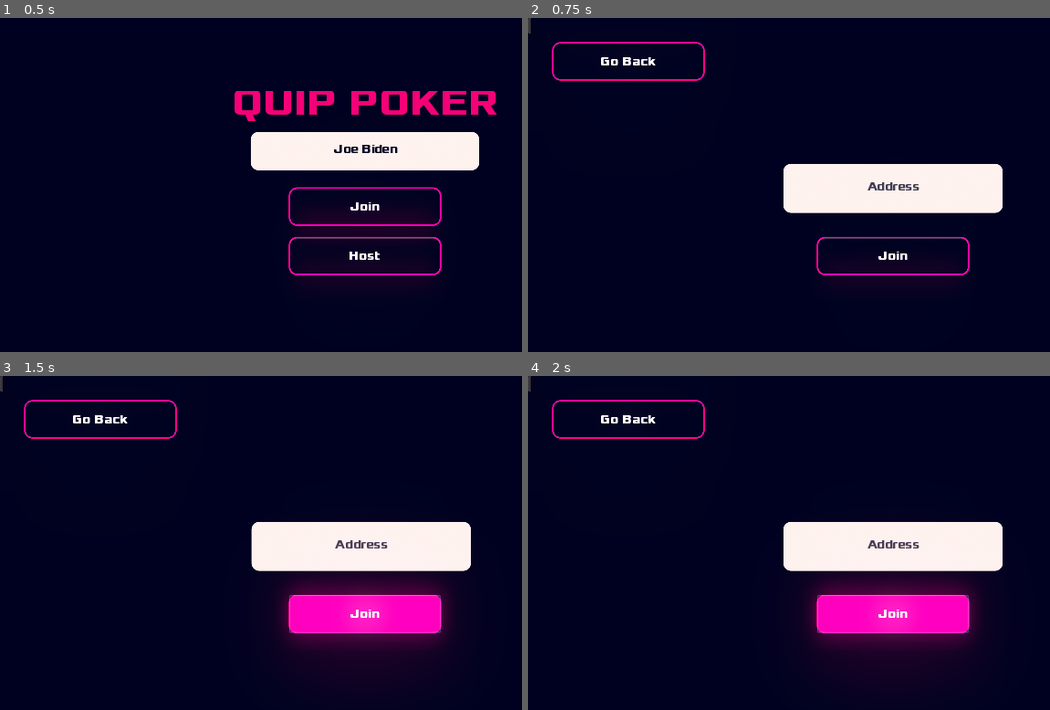
Above: before the commit, frames 1-4 (two rows, left to right).
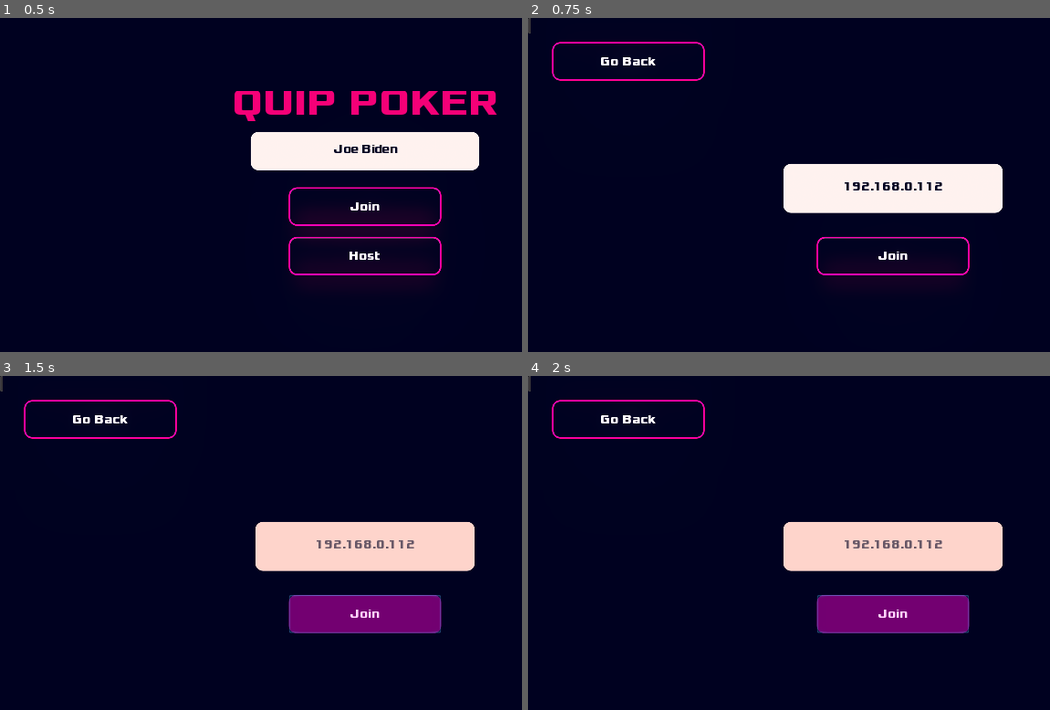
Above: after the commit, the same moments.

Repository: McLovin3/QuipPoker
Game: Godot game, scene res://Scenes/MainMenu.tscn
Two runs of this game, one before a commit and one after it. Both use one fixed random seed, a clock stepped at 60 frames per second and the inputs below.
Inputs:
- Up to frame 1 (0.5 s): no input
- Up to frame 2 (0.75 s): click "Join" at 0.5 s
- Up to frame 3 (1.5 s): click "Join" at 1.25 s
- Up to frame 4 (2 s): no input

Frame 1 is identical in both runs. In frame 2, 0.3% of the frame differs, in the area x 60-80%, y 49-52%; in frame 3, 14%, in the area x 48-91%, y 43-85%; in frame 4, 14%.

Commit message:
Kinda works more

Diff:
--- a/Scenes/Scripts/JoinMenu.gd
+++ b/Scenes/Scripts/JoinMenu.gd
@@ -6,6 +6,7 @@
 
 
 func _ready():
+	_ip_input.text = "192.168.0.112"
 	get_tree().connect("connection_failed", self, "_connection_failed")
 
 
--- a/Scenes/Scripts/PokerGame.gd
+++ b/Scenes/Scripts/PokerGame.gd
@@ -24,7 +24,7 @@
 # TODO No duplicate names
 # TODO Max 8 players
 
-enum Plays { CHECK, FOLD, RAISE, BET, CALL, ALL_IN }
+enum Plays { CHECK, FOLD, RAISE, BET, CALL, ALL_IN, BUSTED }
 
 var _last_puppet_bet_amount: int = 0
 var _last_bet_amount: int = 0
@@ -44,7 +44,6 @@
 
 # Host Functions
 
-
 func _start_game():
 	_players = GameManager.player_id_list
 	_table_cards.append_array(
@@ -53,10 +52,11 @@
 			GameManager.get_next_card(),
 		]
 	)
+	_initialise_players()
+	var next_player_id = _get_first_player_id()
 	rpc("_set_table_cards", _table_cards)
 	rpc("_set_player_names", _get_player_names())
-	_initialise_players()
-	rpc_id(1, "_set_turn", 0, 0)
+	rpc_id(next_player_id, "_set_turn", 0, 0)
 
 
 func _initialise_players() -> void:
@@ -64,12 +64,15 @@
 		GameManager.player_info.get(id)["action_count"] = 0
 		var player_cards = [GameManager.get_next_card(), GameManager.get_next_card()]
 		if GameManager.player_info.get(id)[CHIPS] > ROUND_FEE_AMOUNT:
+			GameManager.player_info.get(id)[ACTION] = -1
 			GameManager.player_info.get(id)[CHIPS] -= ROUND_FEE_AMOUNT
 			_pot += ROUND_FEE_AMOUNT
-		else:
+		elif GameManager.player_info.get(id)[CHIPS] > 0:
 			_pot += GameManager.player_info.get(id)[CHIPS]
 			GameManager.player_info.get(id)[CHIPS] = 0
 			GameManager.player_info.get(id)[ACTION] = Plays.ALL_IN
+		else:
+			GameManager.player_info.get(id)[ACTION] = Plays.BUSTED
 
 		rpc("_set_pot_amount", _pot)
 		rpc_id(id, "_set_chip_count", GameManager.player_info.get(id)[CHIPS])
@@ -97,7 +100,7 @@
 			names.append(GameManager.player_info.get(id).get(NAME) + " (folded)")
 		elif GameManager.player_info.get(id).get(ACTION) == Plays.ALL_IN:
 			names.append(GameManager.player_info.get(id).get(NAME) + " (all in)")
-		elif GameManager.player_info.get(id).get(CHIPS) <= 0:
+		elif GameManager.player_info.get(id).get(ACTION) == Plays.BUSTED:
 			names.append(GameManager.player_info.get(id).get(NAME) + " (busted)")
 		else:
 			names.append(GameManager.player_info.get(id).get(NAME))
@@ -117,20 +120,14 @@
 	var count: int = 0
 
 	for id in GameManager.player_id_list:
-		if not (
-			_get_player_info(id).get(ACTION) in [Plays.FOLD]
-			or _get_player_info(id).get(CHIPS) <= 0 and _get_player_info(id).get(ACTION) != Plays.ALL_IN
-		):
+		if not _get_player_info(id).get(ACTION) in [Plays.FOLD, Plays.ALL_IN, Plays.BUSTED]:
 			count += 1
 
 	return count == 1
 
 func _get_first_player_id() -> int:
 	for id in GameManager.player_id_list:
-		if not (
-			_get_player_info(id).get(ACTION) in [Plays.FOLD, Plays.ALL_IN]
-			or _get_player_info(id).get(CHIPS) <= 0
-		):
+		if not _get_player_info(id).get(ACTION) in [Plays.FOLD, Plays.ALL_IN, Plays.BUSTED]:
 			_current_player = GameManager.player_id_list.find(id)
 			return id
 	return -1
@@ -139,22 +136,12 @@
 	for id in GameManager.player_id_list.slice(
 		_current_player + 1, GameManager.player_id_list.size()
 	):
-		if (
-			_get_player_info(id).get(ACTION) in [Plays.FOLD, Plays.ALL_IN]
-			or _get_player_info(id).get(CHIPS) <= 0
-		):
-			pass
-		else:
+		if not _get_player_info(id).get(ACTION) in [Plays.FOLD, Plays.ALL_IN, Plays.BUSTED]:
 			_current_player = GameManager.player_id_list.find(id)
 			return _players[_current_player]
 
 	for id in GameManager.player_id_list.slice(0, _current_player):
-		if (
-			_get_player_info(id).get(ACTION) in [Plays.FOLD, Plays.ALL_IN]
-			or _get_player_info(id).get(CHIPS) <= 0
-		):
-			pass
-		else:
+		if not _get_player_info(id).get(ACTION) in [Plays.FOLD, Plays.ALL_IN, Plays.BUSTED]:
 			_current_player = GameManager.player_id_list.find(id)
 			return _players[_current_player]
 
@@ -210,6 +197,8 @@
 
 	var next_player_id = _get_next_player_id()
 
+	print(GameManager.player_info)
+	print(_get_player_info(next_player_id))
 
 	if _is_everyone_all_in():
 		rpc("_disable_buttons")
@@ -238,9 +227,7 @@
 		GameManager.last_winner_id = next_player_id
 		GameManager.player_info.get(next_player_id)[CHIPS] += _pot
 		yield(get_tree().create_timer(10), "timeout")
-		GameManager.change_player_order_clockwise()
 		rpc("_change_scene_to_next_game")
-
 
 	elif (_get_player_info(next_player_id).get("action_count") == 2
 		or _everyone_folded_or_checked()
@@ -248,7 +235,7 @@
 		_turn_over()
 
 	else:
-		rpc("_set_currently_playing", _get_current_player_name())
+		rpc("_set_currently_playing", GameManager.player_info.get(next_player_id).get(NAME))
 		rpc_id(next_player_id, "_set_turn", _last_bet_amount,
 			GameManager.player_info.get(next_player_id).get("action_count"))
 
@@ -269,8 +256,7 @@
 		for player_id in GameManager.player_id_list:
 			GameManager.player_info.get(player_id)["action_count"] = 0
 
-			if (GameManager.player_info.get(player_id)[ACTION] != Plays.FOLD
-				and GameManager.player_info.get(player_id)[ACTION] != Plays.ALL_IN):
+			if not GameManager.player_info.get(player_id)[ACTION] in [Plays.FOLD, Plays.ALL_IN, Plays.BUSTED]:
 				GameManager.player_info.get(player_id)[ACTION] = -1
 
 		rpc("_set_player_names", _get_player_names())
@@ -279,17 +265,14 @@
 
 func _everyone_folded_or_checked():
 	for id in GameManager.player_id_list:
-		if not (
-			_get_player_info(id).get(ACTION) in [Plays.FOLD, Plays.CHECK]
-			or _get_player_info(id).get(CHIPS) <= 0
-		):
+		if not _get_player_info(id).get(ACTION) in [Plays.FOLD, Plays.CHECK, Plays.BUSTED]:
 			return false
 
 	return true
 
 func _is_everyone_all_in() -> bool:
 	for id in GameManager.player_id_list:
-		if _get_player_info(id).get(ACTION) != Plays.ALL_IN:
+		if not _get_player_info(id).get(ACTION) in [Plays.FOLD, Plays.BUSTED, Plays.ALL_IN]:
 			return false
 
 	return true
@@ -437,7 +420,7 @@
 	var player_hands: String = ""
 
 	for player in _players:
-		if GameManager.player_info.get(player).get(ACTION) != Plays.FOLD:
+		if not GameManager.player_info.get(player).get(ACTION) in [Plays.FOLD, Plays.BUSTED]:
 			player_hands += "&pc[]="
 			for card in GameManager.player_info[player]["cards"]:
 				player_hands += card + ","
@@ -502,7 +485,7 @@
 
 		GameManager.last_winner_id = winner_ids[randi()	% winner_ids.size()]
 
-		yield(get_tree().create_timer(10), "timeout")
+	yield(get_tree().create_timer(10), "timeout")
 
 	if _has_winner():
 		rpc("_display_text", GameManager.player_info.get(GameManager.last_winner_id).get(NAME) + " won!")
@@ -510,7 +493,6 @@
 		NetworkManager.close_server()
 
 	else:
-		GameManager.change_player_order_clockwise()
 		rpc("_change_scene_to_next_game")
 
 func _has_winner() -> bool:
